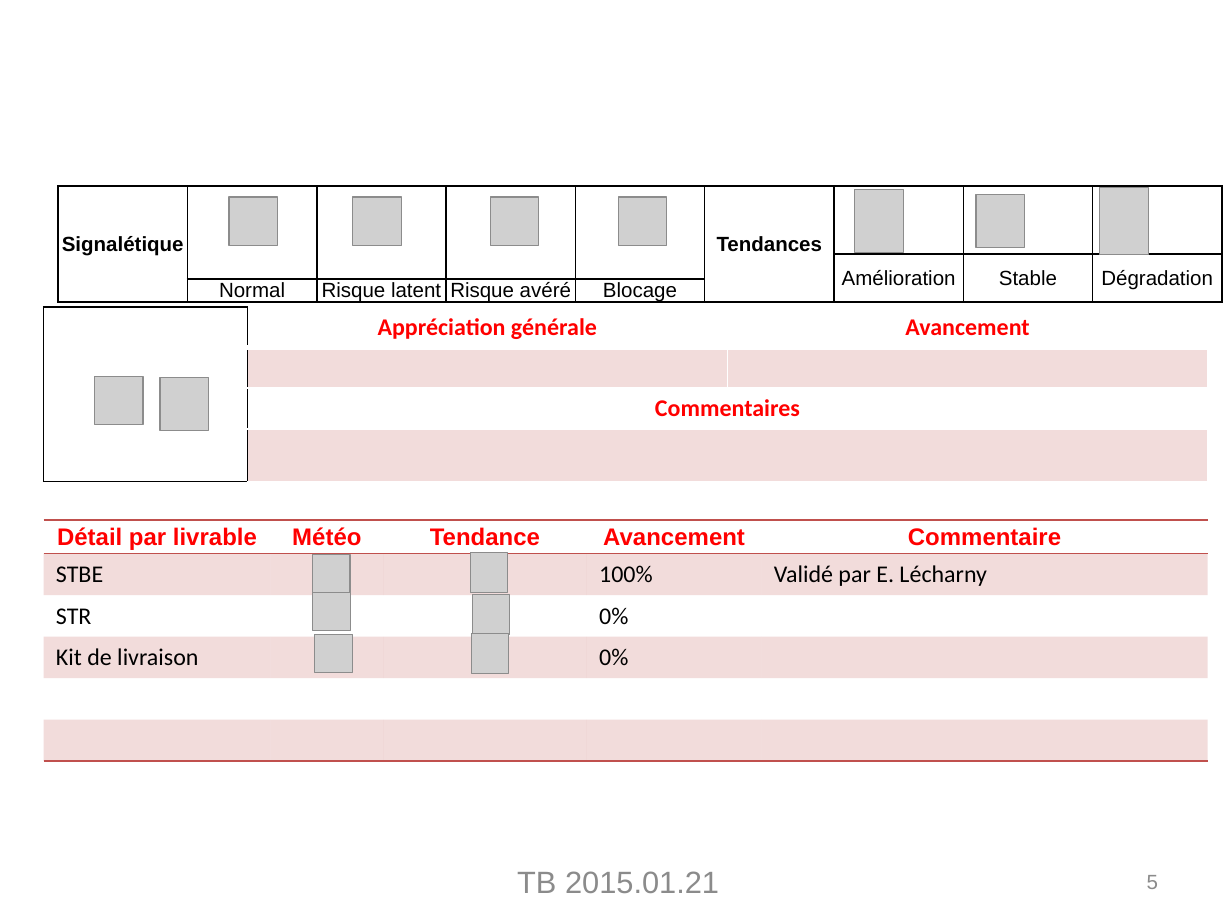
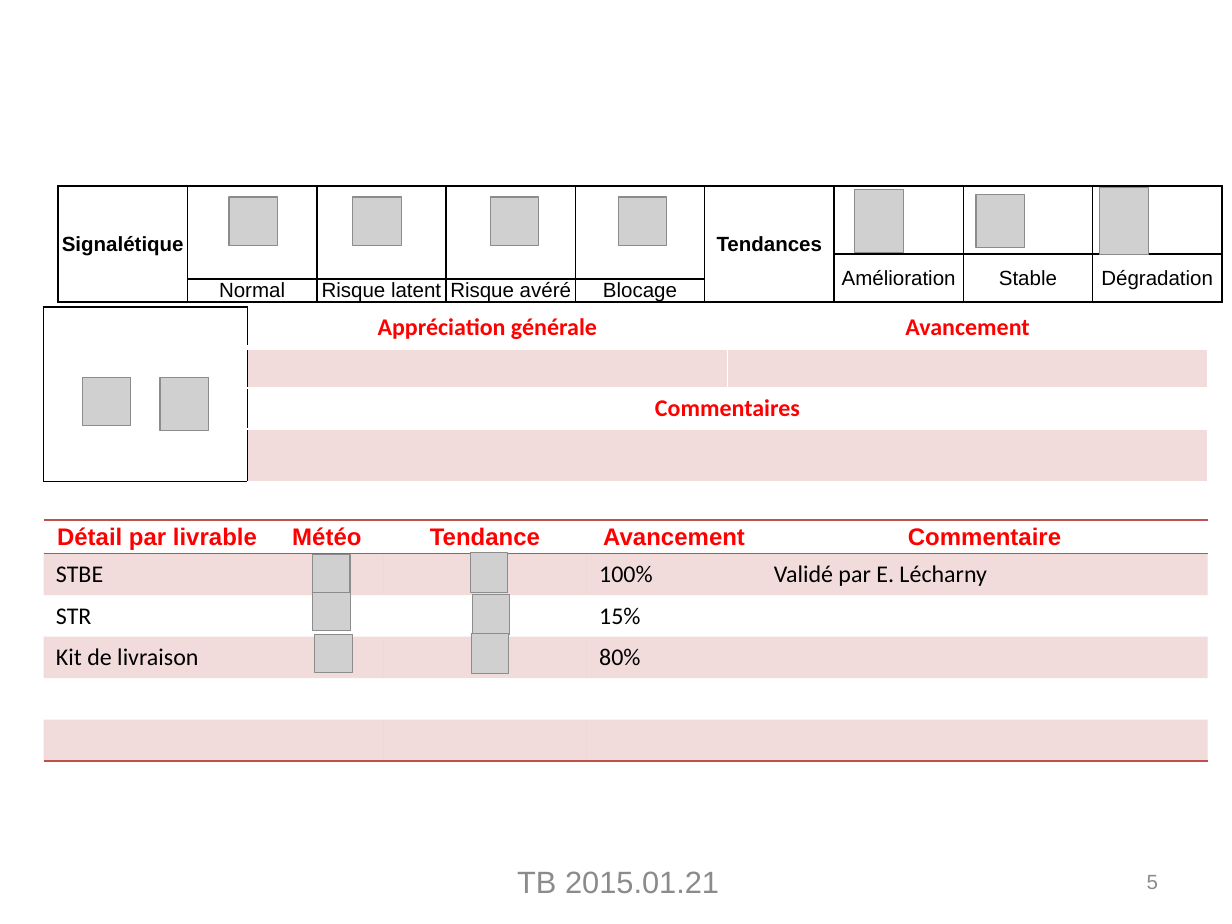
Before and after one commit to elecharny/pi-injector, a slide deck: slide 5 of Documents/TB 2015.01.21.pptx. Drawn at 1232x924 pixels with LibreOffice and Linux fonts; fonts in the diff are those of the drawing; grey boxes stand for pictures; background and template pictures are left out. Boxes give left, top, right and bottom in pixels: in the first picture for what was removed or moved away, otherwise in the second. Text is boxed around its words. In the diff, an @@ line names an element or a change of style, - is before the commit and + after.

```diff
--- a/Documents/TB 2015.01.21.pptx
+++ b/Documents/TB 2015.01.21.pptx
@@ picture: place and size @@
-picture at (95, 376, 143, 424)
+picture at (83, 377, 131, 425)
@@ table at (43, 520, 1206, 759) @@
-row 3, column 4: 0%
+row 3, column 4: 15%
-row 4, column 4: 0%
+row 4, column 4: 80%
```
Also in this commit, not shown: 2 other slides changed, 4 other files.
